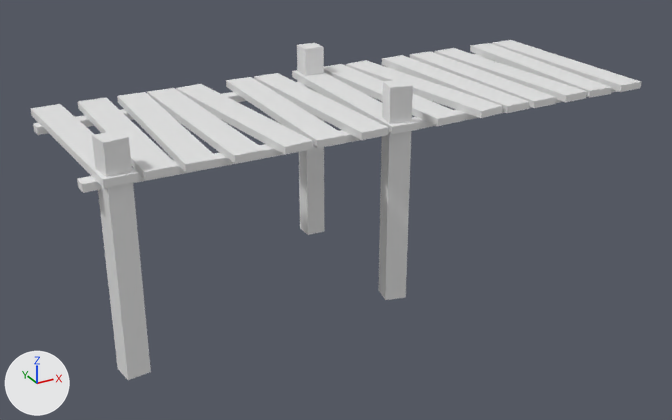
A saved change to the OBJ model public/meshes/pier/pier.obj.
Before and after are seen from a 50 mm camera at (-7.56, -10.44, 3.64) aimed at (-1.59, 0.41, -1.78). Lighting does not change. The marker at lower left points along +X, +Y and +Z. The older version comes first. Where no turn or scale is listed for an object, it has been applied to the vertices.

The first picture shows 'pier'.
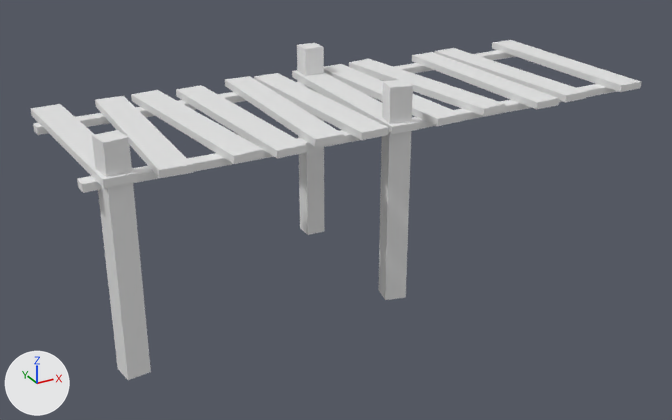
What differs and where, as boxes [x1, y1, x2, y2] in the pictures (672 x 420 px; the box of a moved part takes in the faces that stretch with it):
```json
{"part": 1, "of": "me_pier", "change": "moved or reshaped", "before": [226, 77, 346, 148], "after": [225, 76, 344, 147]}
{"part": 2, "of": "me_pier", "change": "moved or reshaped", "before": [346, 60, 503, 118], "after": [349, 59, 505, 116]}
{"part": 3, "of": "me_pier", "change": "moved or reshaped", "before": [176, 84, 313, 155], "after": [131, 90, 264, 164]}
{"part": 4, "of": "me_pier", "change": "moved or reshaped", "before": [117, 92, 219, 172], "after": [95, 96, 194, 178]}
{"part": 5, "of": "me_pier", "change": "moved or reshaped", "before": [410, 51, 556, 108], "after": [412, 52, 559, 109]}
{"part": 6, "of": "me_pier", "change": "moved or reshaped", "before": [147, 88, 266, 164], "after": [176, 85, 307, 159]}
{"part": 7, "of": "me_pier", "change": "deleted", "before": [382, 55, 530, 113]}
{"part": 8, "of": "me_pier", "change": "deleted", "before": [78, 98, 179, 180]}
{"part": 9, "of": "me_pier", "change": "deleted", "before": [470, 43, 612, 98]}
```

The change, as JSON lines over the scene's bpy script:
```json
{"block": "me_pier", "where": "# used by ob_pier; location = (0.0, 0.0, 0.0)"}
{"op": "remove", "block": "me_pier", "code": "me_pier.from_pydata(...)  # 160 vertices, 120 faces; spans x -5.42..2.86, y -0.98..2.05, z -2.76..0.36"}
{"op": "add", "block": "me_pier", "code": "me_pier.from_pydata(...)  # 136 vertices, 102 faces; spans x -5.42..2.86, y -1.05..2.11, z -2.76..0.36"}
{"block": "me_pier", "change": "me_pier part 1: the loose piece of 8 vertices spanning x -2.61..-2.14, y -0.97..2.04, z -0.22..-0.12 is moved by (0.0, 0.05, 0.0)"}
{"block": "me_pier", "change": "me_pier part 2: the loose piece of 8 vertices spanning x -0.54..0.24, y -0.98..2.05, z -0.22..-0.12 is moved by (0.09, 0.06, 0.0)"}
{"block": "me_pier", "change": "me_pier part 3: the loose piece of 8 vertices spanning x -3.33..-2.65, y -0.98..2.05, z -0.22..-0.12 is moved by (-0.66, 0.0, 0.0)"}
{"block": "me_pier", "change": "me_pier part 4: the loose piece of 8 vertices spanning x -4.29..-3.78, y -0.97..2.04, z -0.22..-0.12 is moved by (-0.32, -0.03, 0.0)"}
{"block": "me_pier", "change": "me_pier part 5: the loose piece of 8 vertices spanning x 0.67..1.15, y -0.97..2.04, z -0.22..-0.12 is moved by (0.0, -0.06, 0.0)"}
{"block": "me_pier", "change": "me_pier part 6: the loose piece of 8 vertices spanning x -3.75..-3.29, y -0.97..2.04, z -0.22..-0.12 is turned 2.1 degrees about the z axis through its middle, then moved by (0.45, -0.07, 0.0)"}
{"block": "me_pier", "change": "me_pier part 7: the loose piece of 8 vertices spanning x 0.13..0.68, y -0.97..2.04, z -0.22..-0.12 is deleted"}
{"block": "me_pier", "change": "me_pier part 8: the loose piece of 8 vertices spanning x -4.77..-4.33, y -0.97..2.04, z -0.22..-0.12 is deleted"}
{"block": "me_pier", "change": "me_pier part 9: the loose piece of 8 vertices spanning x 1.77..2.29, y -0.97..2.04, z -0.22..-0.12 is deleted"}
```
